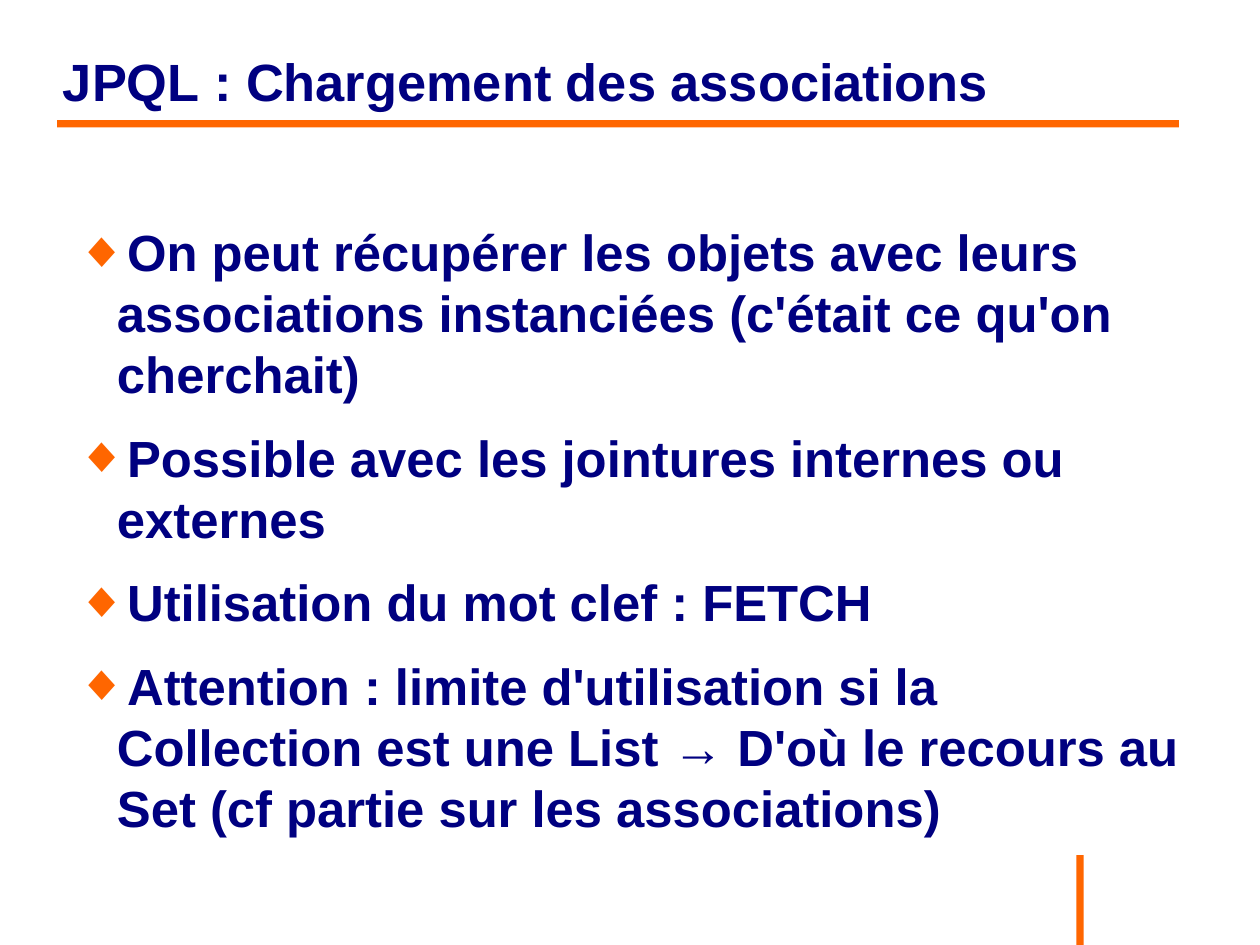
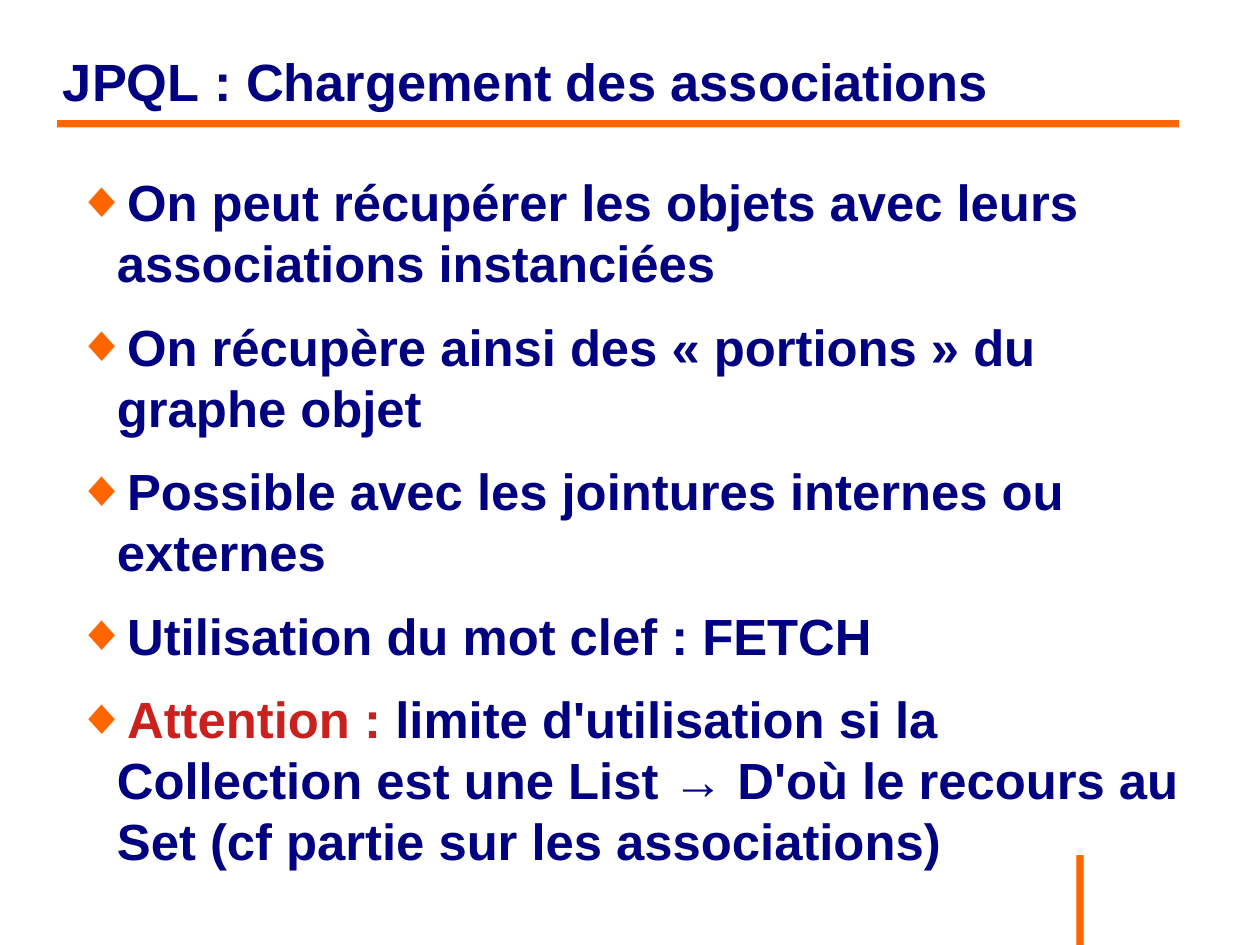
Before and after one commit to philphils/formation-hibernate-basique, a slide deck: slide 125 of Documentation/diapo_formation_hibernate.odp (slide 123 before the commit). Drawn at 1260x945 pixels with LibreOffice and Linux fonts; fonts in the diff are those of the drawing; background and template pictures are left out. Boxes give left, top, right and bottom in pixels: in the first picture for what was removed or moved away, otherwise in the second. Text is boxed around its words. In the diff, an @@ line names an element or a change of style, - is before the commit and + after.

Commit message:
MàJ diapo partie 7

```diff
--- a/Documentation/diapo_formation_hibernate.odp
+++ b/Documentation/diapo_formation_hibernate.odp
@@ text "On peut récupérer les objets ...": place and size @@
-text "On peut récupérer les objets ..." at [117, 233, 1178, 837]
+text "On peut récupérer les objets ..." at [117, 183, 1178, 871]
@@ text at [117, 183, 1078, 437]: text changed @@
-◆ On peut récupérer les objets avec leurs associations instanciées (c'était ce qu'on cherchait)
+◆ On peut récupérer les objets avec leurs associations instanciées
+◆ On récupère ainsi des « portions » du graphe objet
@@ text at [117, 701, 1178, 871]: text colour #000080 to #C9211E in "Attention :" @@
```
Also in this commit, not shown: 21 other slides changed, 2 slides added.
